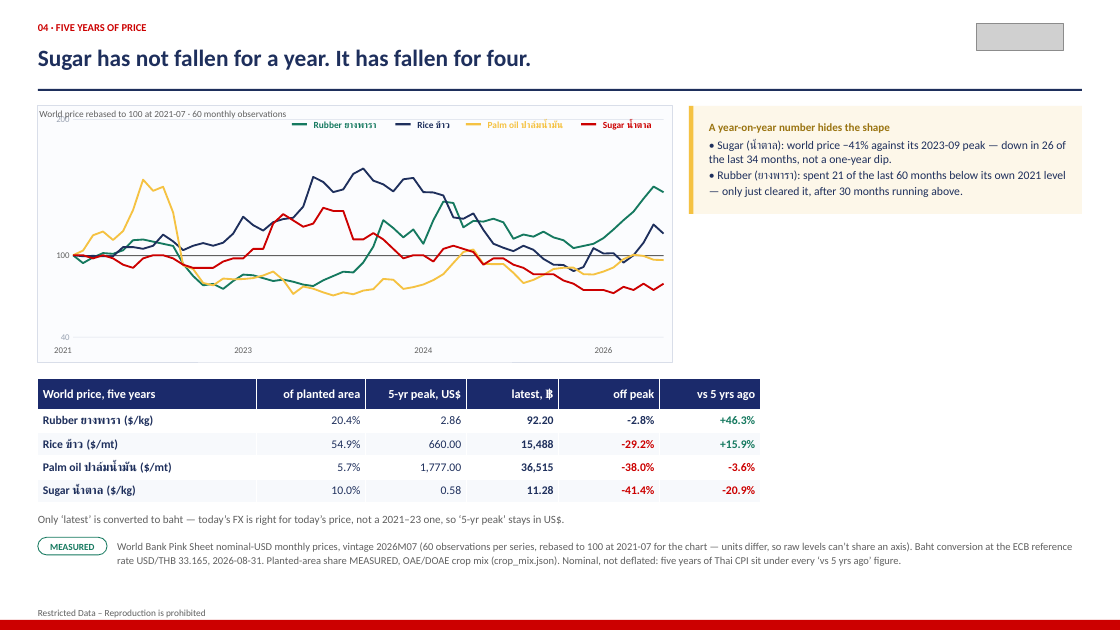
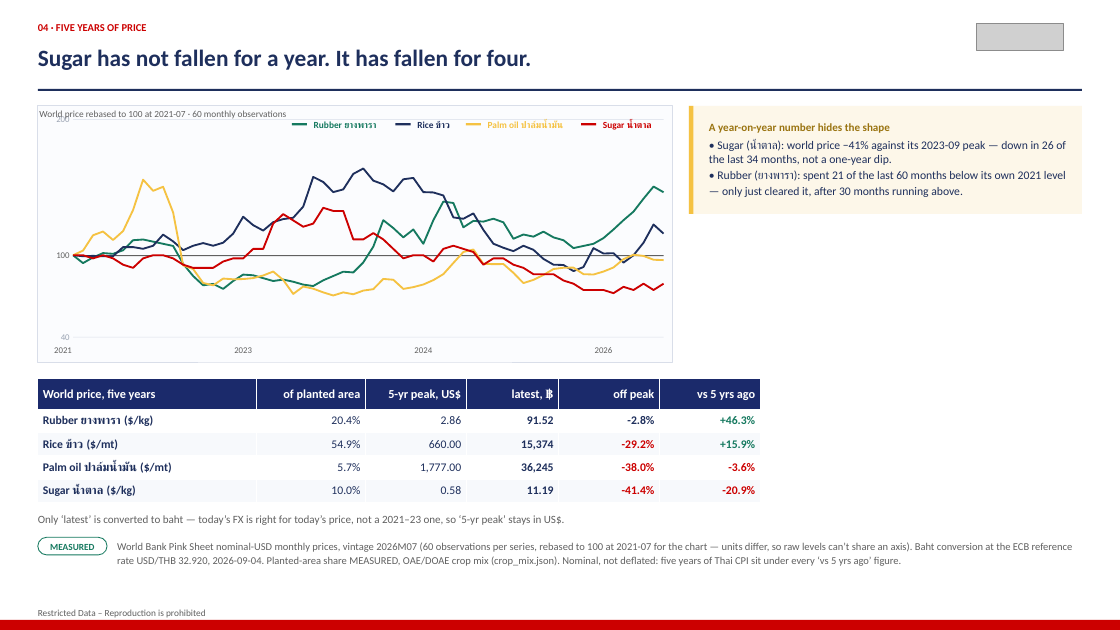
Before and after one commit to kaustavb2101/competitive-intel, a slide deck: slide 6 of docs/decks/mcom-2026-08-05-macro.pptx. Drawn at 1120x630 pixels with LibreOffice and Linux fonts; fonts in the diff are those of the drawing; grey boxes stand for pictures. Boxes give left, top, right and bottom in pixels: in the first picture for what was removed or moved away, otherwise in the second. Text is boxed around its words. In the diff, an @@ line names an element or a change of style, - is before the commit and + after.

```diff
--- a/docs/decks/mcom-2026-08-05-macro.pptx
+++ b/docs/decks/mcom-2026-08-05-macro.pptx
@@ table at (38,379,760,502) @@
-row 2, column 4: 92.20
+row 2, column 4: 91.52
-row 3, column 4: 15,488
+row 3, column 4: 15,374
-row 4, column 4: 36,515
+row 4, column 4: 36,245
-row 5, column 4: 11.28
+row 5, column 4: 11.19
@@ text at (117,542,1073,566): text changed @@
-World Bank Pink Sheet nominal-USD monthly prices, vintage 2026M07 (60 observations per series, rebased to 100 at 2021-07 for the chart — units differ, so raw levels can’t share an axis). Baht conversion at the ECB reference rate USD/THB 33.165, 2026-08-31. Planted-area share MEASURED, OAE/DOAE crop mix (crop_mix.json). Nominal, not deflated: five years of Thai CPI sit under every ‘vs 5 yrs ago’ figure.
+World Bank Pink Sheet nominal-USD monthly prices, vintage 2026M07 (60 observations per series, rebased to 100 at 2021-07 for the chart — units differ, so raw levels can’t share an axis). Baht conversion at the ECB reference rate USD/THB 32.920, 2026-09-04. Planted-area share MEASURED, OAE/DOAE crop mix (crop_mix.json). Nominal, not deflated: five years of Thai CPI sit under every ‘vs 5 yrs ago’ figure.
```
Also in this commit, not shown: 6 other slides changed, 1 other file.
